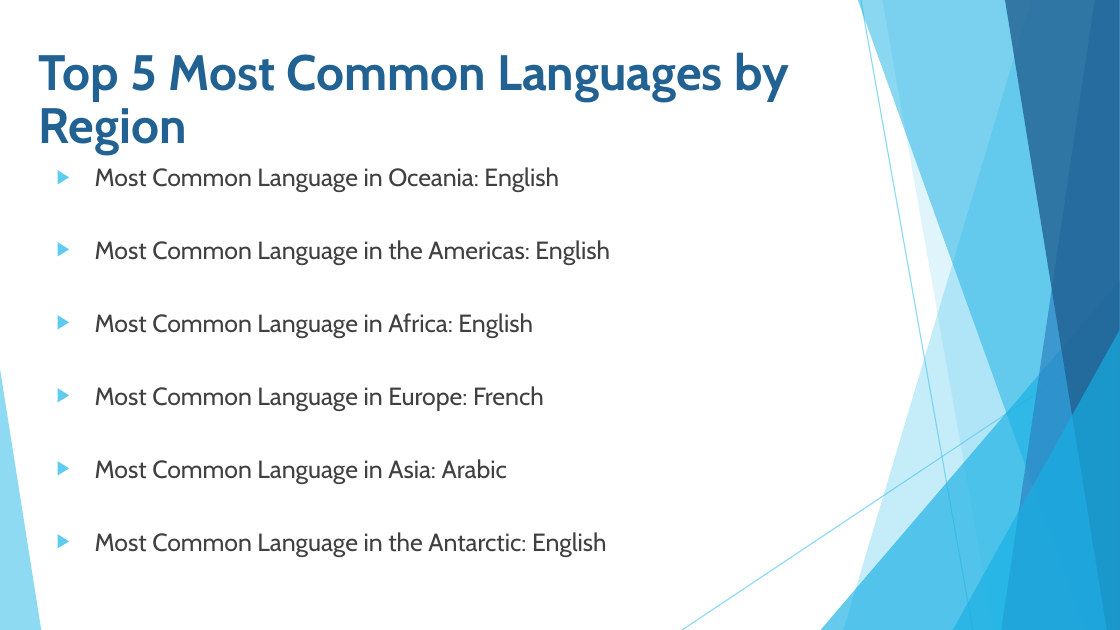
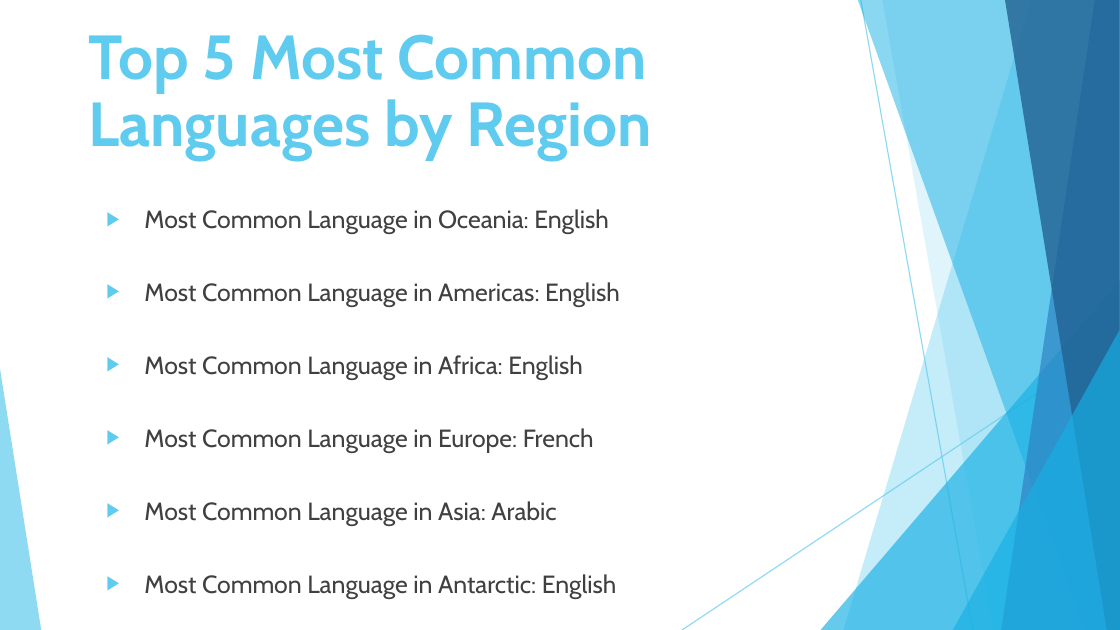
Before and after one commit to nelsonalb/World_Population-Project-3, a slide deck: slide 5 of Project 3- World Data Population.pptx (slide 8 before the commit). Drawn at 1120x630 pixels with LibreOffice and Linux fonts; fonts in the diff are those of the drawing. Boxes give left, top, right and bottom in pixels: in the first picture for what was removed or moved away, otherwise in the second. Text is boxed around its words. In the diff, an @@ line names an element or a change of style, - is before the commit and + after.

```diff
--- a/Project 3- World Data Population.pptx
+++ b/Project 3- World Data Population.pptx
@@ text "Top 5 Most Common Languages ...": place and size @@
-text "Top 5 Most Common Languages ..." at (39,52,789,556)
+text "Top 5 Most Common Languages ..." at (88,34,651,598)
@@ text at (88,34,651,161): size 32 to 40 pt, text colour #226292 to #5FCBEF in "Top 5 Most Common Languages by Region" @@
@@ text at (144,282,620,307): text changed @@
-▶ Most Common Language in the Americas: English
+▶ Most Common Language in Americas: English
@@ text at (144,574,617,598): text changed @@
-▶ Most Common Language in the Antarctic: English
+▶ Most Common Language in Antarctic: English
```
Also in this commit, not shown: 7 other slides changed, 3 slides added, 2 slides removed.
